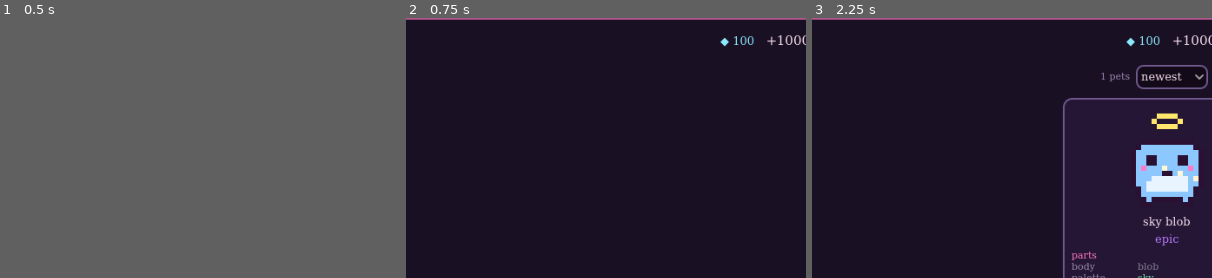
Above: before the commit, frames 1-3 (left to right).
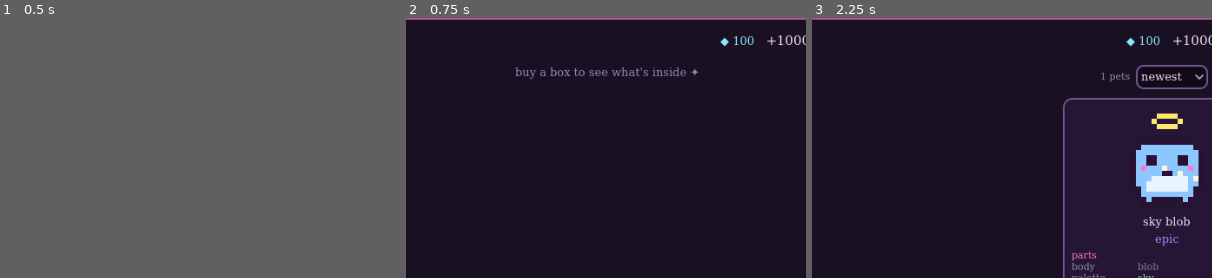
Above: after the commit, the same moments.

Repository: rephyr/desk-pet
Game: Godot game, scene res://scenes/home.tscn
Same seed, same stepped clock (60 frames per second), same inputs: the game is played once before the commit and once after it.
Inputs:
- Up to frame 1 (0.5 s): no input
- Up to frame 2 (0.75 s): click "▴" at 0.5 s
- Up to frame 3 (2.25 s): click "boxes" at 1.25 s; click "collection" at 2 s
The pictures show only the part of the screen within x 41-91%, y 0-50%; the shares and areas given below are measured in that part.

Frame 1 is identical in both runs. In frame 2, 0.6% of the frame differs, in the area x 27-73%, y 18-24%; in frame 3, nothing differs.
Error before the commit: Parse Error: Static function "clear()" not found in base "UiTheme". (res://scripts/ui/box_reveal.gd:35)

Commit message:
clear lists right away instead of next frame

Diff:
--- a/scripts/ui/book_view.gd
+++ b/scripts/ui/book_view.gd
@@ -31,8 +31,7 @@
 	if not _dirty or not is_visible_in_tree():
 		return
 	_dirty = false
-	for child in _pages.get_children():
-		child.queue_free()
+	UiTheme.clear(_pages)
 	var catalog := Catalog.shared()
 	var collection := GameState.collection
 	for slot in Catalog.SLOTS:
--- a/scripts/ui/collection_tab.gd
+++ b/scripts/ui/collection_tab.gd
@@ -104,8 +104,7 @@
 
 func _rebuild() -> void:
 	_dirty = false
-	for child in _grid.get_children():
-		child.queue_free()
+	UiTheme.clear(_grid)
 	var pets := _sorted(GameState.collection.pets)
 	_count.text = "%d pets" % pets.size()
 	_page = clampi(_page, 0, _page_count() - 1)
@@ -117,9 +116,7 @@
 		_grid.add_child(card)
 	if _selected_uid == "" and not pets.is_empty():
 		_select(GameState.collection.active())
-	# a new page starts at the top (wait a frame for the old cards to be gone)
-	await get_tree().process_frame
-	_scroll.scroll_vertical = 0
+	_scroll.scroll_vertical = 0  # a new page starts at the top
 
 
 func _select(pet: Pet) -> void:
--- a/scripts/ui/pet_details.gd
+++ b/scripts/ui/pet_details.gd
@@ -44,13 +44,13 @@
 	_portrait.set_pet(pet)
 	_name.text = pet.display_name(catalog)
 
-	_clear(_tags)
+	UiTheme.clear(_tags)
 	_tags.add_child(UiTheme.tier_label(pet.rarity, UiTheme.FONT_SIZE))
 	var f := catalog.finish(pet.finish)
 	if f.id != "normal":
 		_tags.add_child(UiTheme.label(f.name, catalog.tier_color(f.rarity)))
 
-	_clear(_info)
+	UiTheme.clear(_info)
 	_section("parts")
 	for slot in Catalog.SLOTS:
 		var p := catalog.part(slot, pet.parts[slot])
@@ -90,8 +90,3 @@
 	v.size_flags_horizontal = SIZE_EXPAND_FILL
 	row.add_child(v)
 	_info.add_child(row)
-
-
-static func _clear(node: Node) -> void:
-	for child in node.get_children():
-		child.queue_free()
--- a/scripts/ui/ui_theme.gd
+++ b/scripts/ui/ui_theme.gd
@@ -103,6 +103,14 @@
 	return b
 
 
+## Removes all children right away (not just at the end of the frame, like queue_free alone),
+## so a container can be refilled and laid out in the same frame.
+static func clear(node: Node) -> void:
+	for child in node.get_children():
+		node.remove_child(child)
+		child.queue_free()
+
+
 static func spacer() -> Control:
 	var c := Control.new()
 	c.size_flags_horizontal = Control.SIZE_EXPAND_FILL
